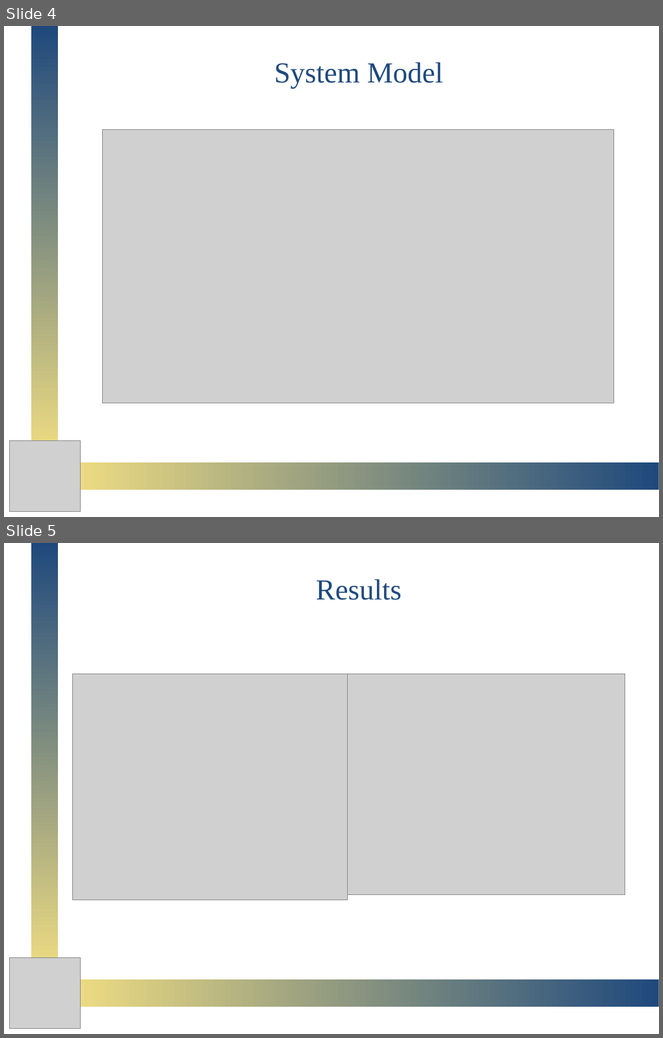
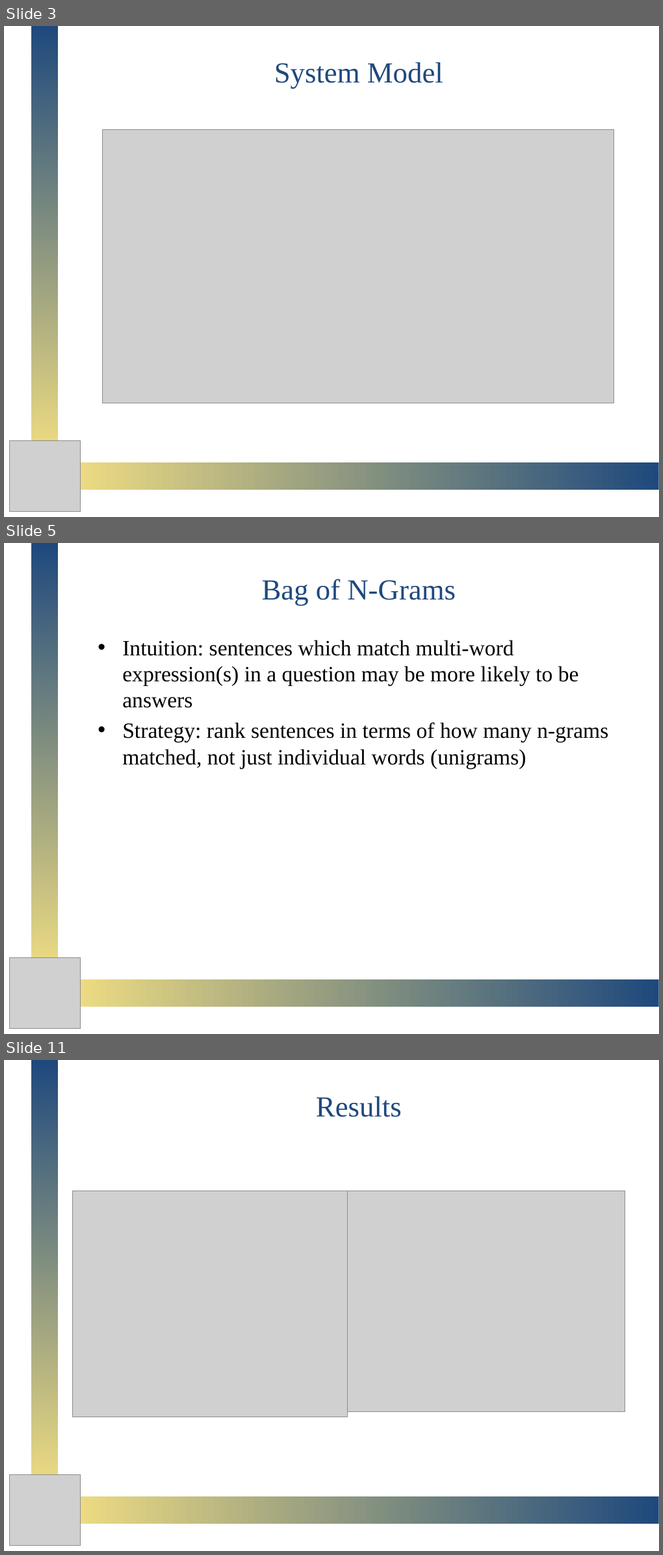
Before and after one commit to omgpotatoes/DEANQA, a slide deck: presentation/DeanQA.pptx. Shown one above the other, each under a label of ours: slides 4 and 5 before the commit, slides 3, 5 and 11 after it; the slides between them are not shown. The pictures are 663x1038 and 663x1555 pixels, drawn with LibreOffice and Linux fonts; fonts in the diff are those of the drawing; grey boxes stand for pictures. Boxes give left, top, right and bottom in pixels: in the first picture for what was removed or moved away, otherwise in the second. Text is boxed around its words. In the diff, an @@ line names an element or a change of style, - is before the commit and + after.

```diff
--- a/presentation/DeanQA.pptx
+++ b/presentation/DeanQA.pptx
@@ slide 5 added at <box>4,543,659,1034</box>, background #FFFFFF @@
@@ rectangle added at <box>31,544,59,971</box>, fill gradient #D2DDF1 to #1F497D to #EEDC82 @@
@@ title added at <box>262,579,456,606</box>, 32 pt, text #1F497D @@
+Bag of N-Grams
@@ text added at <box>122,640,608,769</box>, 24 pt, text #000000 @@
+• Intuition: sentences which match multi-word expression(s) in a question may be more likely to be answers
+• Strategy: rank sentences in terms of how many n-grams matched, not just individual words (unigrams)
@@ picture added at <box>9,958,81,1029</box> @@
@@ rectangle added at <box>73,980,659,1008</box>, fill gradient #D2DDF1 to #1F497D to #EEDC82 @@
@@ what was slide 4 is now slide 3 @@
@@ what was slide 5 is now slide 11 @@
```
Also in this commit, not shown: 4 slides changed, 5 other slides added.
